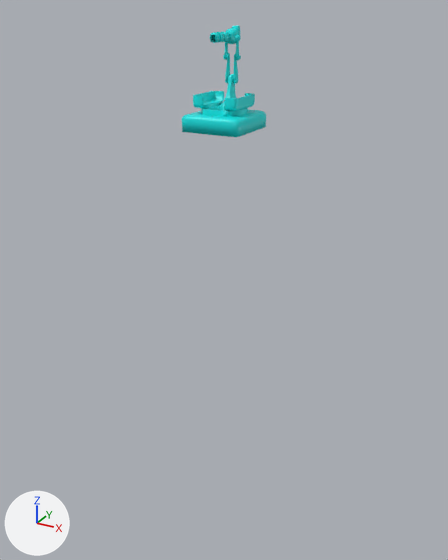
Before and after pictures for a commit that changed the COLLADA model Objects3d/gauss.dae.
Rendered twice from a 50 mm camera at (183.0, -335.0, 67.0) aimed at (-6.0, 8.0, -105.0). The lights are fixed; the arrows at lower left show +X, +Y and +Z. Where no turn or scale is listed for an object, it has been applied to the vertices.

Objects in the first picture: 'Concrete'.
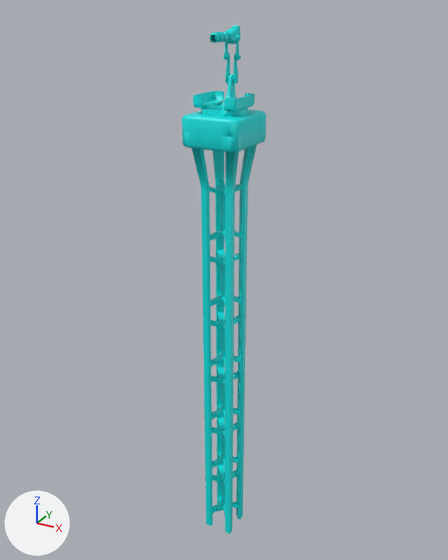
Location of each change, (x1, y1, x2, y2) in pixels of the pictures (448 x 560 px):
'Legs', added (cyan)
    after: (182, 127, 266, 192)
'Pillar1', added (cyan)
    after: (201, 181, 248, 264)
'Pillar2', added (cyan)
    after: (202, 249, 247, 329)
'Pillar3', added (cyan)
    after: (203, 312, 246, 386)
'Pillar4', added (cyan)
    after: (204, 367, 245, 439)
'Pillar5', added (cyan)
    after: (205, 417, 244, 487)
'Pillar6', added (cyan)
    after: (205, 464, 243, 534)

The change in detail:
Mesh me_cube_003 is new.
It has 786 vertices, 1408 faces and spans x -10.9..10.9, y -10.9..10.9, z -29.4..17.6.
It uses material mat_diamat_002 (cyan #00e7e6).
Mesh me_cube_002 is new.
It has 385 vertices, 640 faces and spans x -19.0..19.0, y -20.8..20.8, z 17.6..52.8.
It uses material mat_diamat_002 (cyan #00e7e6).
Object 'Pillar6' (ob_pillar6) is new; it shows me_cube_003.
Its location is (-0.6, 0.0, -282.3).
Object 'Pillar5' (ob_pillar5) is new; it shows a copy of me_cube_003.
Its location is (-0.6, 0.0, -237.3).
Object 'Pillar4' (ob_pillar4) is new; it shows a copy of me_cube_003.
Its location is (-0.6, 0.0, -192.3).
Object 'Pillar3' (ob_pillar3) is new; it shows a copy of me_cube_003.
Its location is (-0.6, 0.0, -147.3).
Object 'Pillar2' (ob_pillar2) is new; it shows a copy of me_cube_003.
Its location is (-0.6, 0.0, -100.3).
Object 'Pillar1' (ob_pillar1) is new; it shows a copy of me_cube_003.
Its location is (-0.6, 0.0, -53.3).
Object 'Legs' (ob_legs) is new; it shows me_cube_002.
Its location is (-0.6, 0.0, -53.3).
